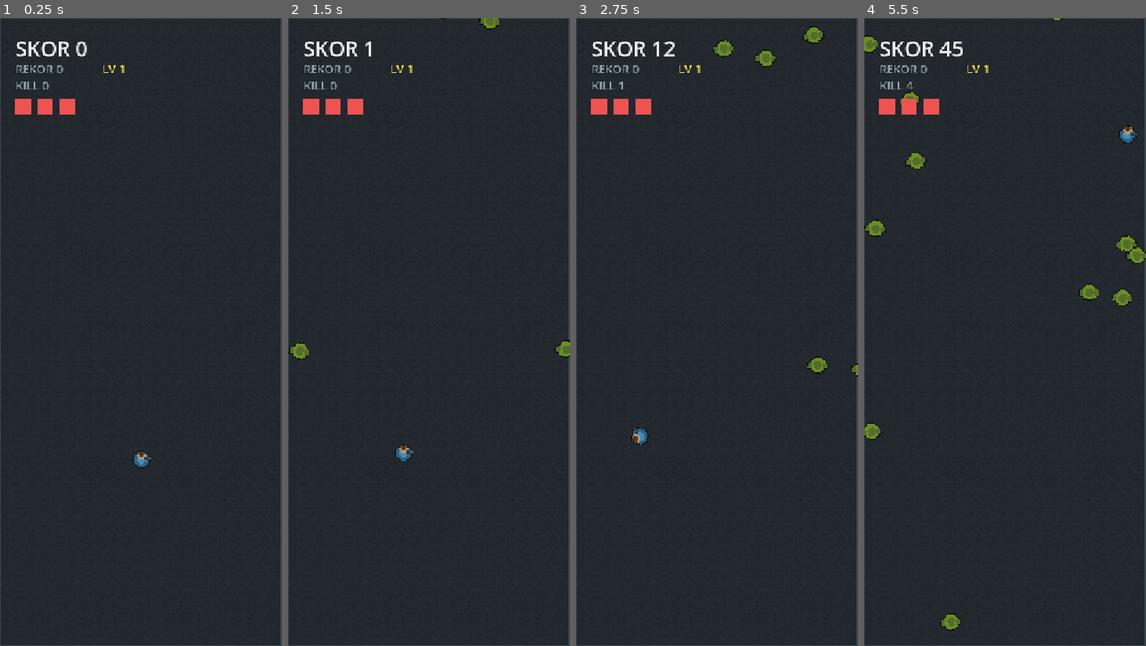
Above: before the commit, frames 1-4 (left to right).
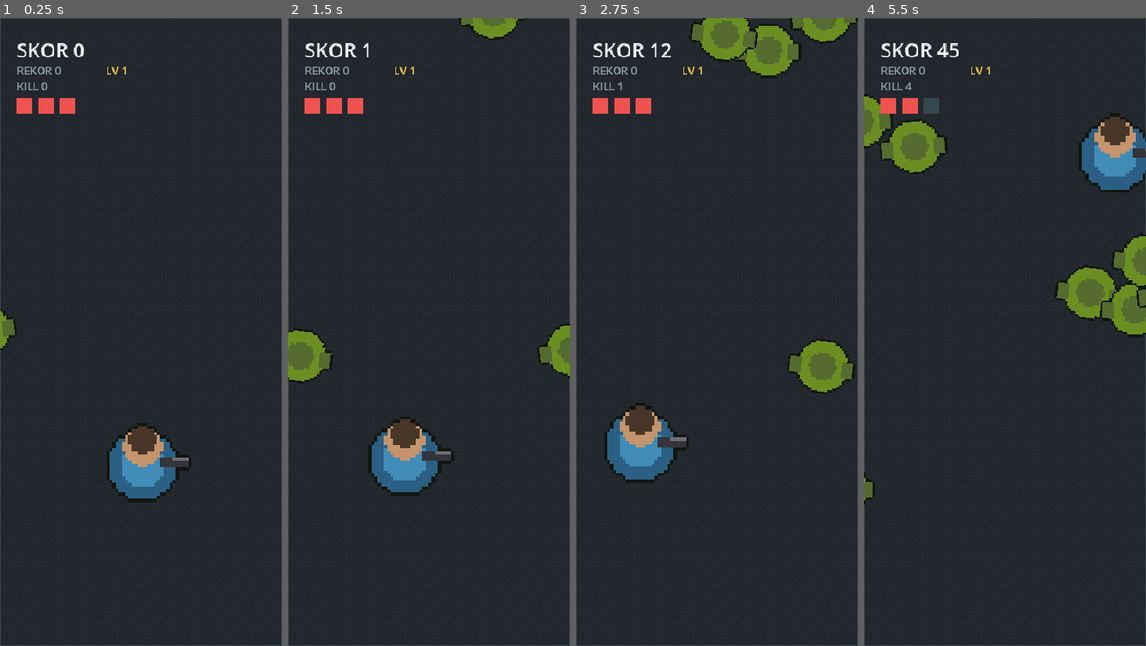
Above: after the commit, the same moments.

Repository: lolimilkita/MyFirstSimpleGame
Game: Godot game, scene res://scenes/main.tscn
Two runs of this game, one before a commit and one after it. Both use one fixed random seed, a clock stepped at 60 frames per second and the inputs below.
Inputs (mouse positions are in pixels of both pictures, inside the frame that each line leads up to):
- Up to frame 1 (0.25 s): no input
- Up to frame 2 (1.5 s): move the mouse to (491, 300) at 0.52 s; click (491, 300) at 0.67 s; drag from (372, 363) to (293, 344) at 1.27 s
- Up to frame 3 (2.75 s): move the mouse to (745, 193) at 2.02 s; click (745, 193) at 2.17 s
- Up to frame 4 (5.5 s): drag from (990, 457) to (1052, 55) at 2.77 s; move the mouse to (1089, 426) at 3.52 s; click (1089, 426) at 3.67 s; drag from (920, 237) to (1123, 332) at 4.27 s; move the mouse to (1019, 332) at 5.02 s; click (1019, 332) at 5.17 s

The runs differ from the first frame. In frame 1, 3.7% of the frame differs, in the area x 0-100%, y 0-100%; in frame 2, 5.5%; in frame 3, 8.0%; in frame 4, 9.1%.

Commit message:
feat: karakter seukuran jempol + sprite 2x resolusi (v0.5.0)

Diff:
--- a/project.godot
+++ b/project.godot
@@ -10,8 +10,8 @@
 
 [display]
 
-window/size/viewport_width=540
-window/size/viewport_height=1200
+window/size/viewport_width=400
+window/size/viewport_height=889
 window/handheld/orientation=1
 window/stretch/mode="canvas_items"
 window/stretch/aspect="expand"
--- a/scenes/bullet.tscn
+++ b/scenes/bullet.tscn
@@ -4,7 +4,7 @@
 [ext_resource type="Texture2D" path="res://assets/sprites/bullet.png" id="2_tex"]
 
 [sub_resource type="CircleShape2D" id="CircleShape2D_bullet"]
-radius = 6.0
+radius = 9.0
 
 [node name="Bullet" type="Area2D"]
 collision_layer = 4
@@ -13,7 +13,7 @@
 
 [node name="Sprite2D" type="Sprite2D" parent="."]
 texture = ExtResource("2_tex")
-scale = Vector2(1.5, 1.5)
+scale = Vector2(1.25, 1.25)
 
 [node name="CollisionShape2D" type="CollisionShape2D" parent="."]
 shape = SubResource("CircleShape2D_bullet")
--- a/scenes/pickup.tscn
+++ b/scenes/pickup.tscn
@@ -4,7 +4,7 @@
 [ext_resource type="Texture2D" path="res://assets/sprites/coin.png" id="2_tex"]
 
 [sub_resource type="CircleShape2D" id="CircleShape2D_pickup"]
-radius = 18.0
+radius = 26.0
 
 [node name="Pickup" type="Area2D"]
 collision_layer = 8
@@ -13,7 +13,7 @@
 
 [node name="Sprite2D" type="Sprite2D" parent="."]
 texture = ExtResource("2_tex")
-scale = Vector2(2, 2)
+scale = Vector2(1.7, 1.7)
 
 [node name="CollisionShape2D" type="CollisionShape2D" parent="."]
 shape = SubResource("CircleShape2D_pickup")
--- a/scenes/player.tscn
+++ b/scenes/player.tscn
@@ -4,7 +4,7 @@
 [ext_resource type="Texture2D" path="res://assets/sprites/survivor.png" id="2_tex"]
 
 [sub_resource type="CircleShape2D" id="CircleShape2D_player"]
-radius = 18.0
+radius = 48.0
 
 [node name="Player" type="Area2D"]
 collision_layer = 1
--- a/scripts/bullet.gd
+++ b/scripts/bullet.gd
@@ -1,8 +1,8 @@
 extends Area2D
 ## Peluru lurus, bisa menembus (pierce) beberapa zombie.
 
-const SPEED := 675.0
-const MAX_RANGE := 240.0
+const SPEED := 500.0
+const MAX_RANGE := 180.0
 
 var direction := Vector2.RIGHT
 var pierce := 0
--- a/scripts/game.gd
+++ b/scripts/game.gd
@@ -16,9 +16,9 @@
 }
 
 const Z_TYPES := {
-	"walker": {"hp": 1, "speed": 60.0, "score": 10, "scale": 2.6, "radius": 17.0},
-	"runner": {"hp": 1, "speed": 99.0, "score": 15, "scale": 2.3, "radius": 14.0},
-	"brute": {"hp": 6, "speed": 42.0, "score": 40, "scale": 2.0, "radius": 22.0},
+	"walker": {"hp": 1, "speed": 45.0, "score": 10, "scale": 3.2, "radius": 36.0},
+	"runner": {"hp": 1, "speed": 73.0, "score": 15, "scale": 2.8, "radius": 30.0},
+	"brute": {"hp": 6, "speed": 31.0, "score": 40, "scale": 2.4, "radius": 50.0},
 }
 
 const UPGRADE_POOL := [
@@ -32,12 +32,12 @@
 	{"id": "range", "title": "BIDIK JAUH", "desc": "+18% jangkauan tembak", "max": 3, "weight": 1, "color": Color("90caf9")},
 ]
 
-const MAX_ZOMBIES := 45
+const MAX_ZOMBIES := 18
 const MAX_PICKUPS := 14
 const HORDE_EVERY := 75.0
 const SAVE_PATH := "user://save.cfg"
 
-var START_INTERVAL := 0.35
+var START_INTERVAL := 0.55
 var MIN_INTERVAL := 0.10
 var INTERVAL_DECAY := 0.90
 const SPEED_GROWTH := 1.03
@@ -165,7 +165,7 @@
 func _spawn_zombie_at(side: int, type_name: String) -> void:
 	if zombies_root.get_child_count() >= MAX_ZOMBIES:
 		return
-	var margin := 45.0
+	var margin := 34.0
 	var p := Vector2.ZERO
 	match side:
 		0:
--- a/scripts/hud.gd
+++ b/scripts/hud.gd
@@ -55,12 +55,12 @@
 
 
 func _card_rect(i: int) -> Rect2:
-	var h := 150.0
-	var gap := 26.0
+	var h := 104.0
+	var gap := 16.0
 	var n := _cards.size()
 	var total := float(n) * h + float(n - 1) * gap
-	var top := size.y * 0.5 - total * 0.5 + 30.0
-	return Rect2(42.0, top + float(i) * (h + gap), size.x - 84.0, h)
+	var top := size.y * 0.5 - total * 0.5 + 22.0
+	return Rect2(24.0, top + float(i) * (h + gap), size.x - 48.0, h)
 
 
 func _unhandled_input(event: InputEvent) -> void:
@@ -84,10 +84,10 @@
 	var white := Color("eceff1")
 	var grey := Color("90a4ae")
 
-	draw_string(font, Vector2(30.0, 74.0), "SKOR %d" % game.score, HORIZONTAL_ALIGNMENT_LEFT, -1.0, 40, white)
-	draw_string(font, Vector2(30.0, 106.0), "REKOR %d" % best, HORIZONTAL_ALIGNMENT_LEFT, -1.0, 22, grey)
-	draw_string(font, Vector2(196.0, 106.0), "LV %d" % game.level, HORIZONTAL_ALIGNMENT_LEFT, -1.0, 22, Color("ffd54f"))
-	draw_string(font, Vector2(30.0, 138.0), "KILL %d" % game.kills, HORIZONTAL_ALIGNMENT_LEFT, -1.0, 22, grey)
+	draw_string(font, Vector2(24.0, 56.0), "SKOR %d" % game.score, HORIZONTAL_ALIGNMENT_LEFT, -1.0, 28, white)
+	draw_string(font, Vector2(24.0, 80.0), "REKOR %d" % best, HORIZONTAL_ALIGNMENT_LEFT, -1.0, 15, grey)
+	draw_string(font, Vector2(150.0, 80.0), "LV %d" % game.level, HORIZONTAL_ALIGNMENT_LEFT, -1.0, 15, Color("ffd54f"))
+	draw_string(font, Vector2(24.0, 102.0), "KILL %d" % game.kills, HORIZONTAL_ALIGNMENT_LEFT, -1.0, 15, grey)
 
 	var hp := 3
 	var max_hp := 3
@@ -96,7 +96,7 @@
 		max_hp = game.player.max_hp
 	for i in max_hp:
 		var c := Color("ef5350") if i < hp else Color("37474f")
-		draw_rect(Rect2(30.0 + float(i) * 42.0, 154.0, 30.0, 30.0), c, true)
+		draw_rect(Rect2(24.0 + float(i) * 30.0, 114.0, 22.0, 22.0), c, true)
 
 	if _arrow_t > 0.0 and _arrow_side >= 0:
 		_draw_arrow()
@@ -104,7 +104,7 @@
 	if _toast_t > 0.0 and _toast_text != "":
 		var a := clampf(_toast_t / 0.6, 0.0, 1.0)
 		draw_string(font, Vector2(0.0, size.y * 0.26), _toast_text,
-			HORIZONTAL_ALIGNMENT_CENTER, size.x, 34, Color(1.0, 0.85, 0.3, a))
+			HORIZONTAL_ALIGNMENT_CENTER, size.x, 24, Color(1.0, 0.85, 0.3, a))
 
 	if not _cards.is_empty():
 		_draw_cards(font)
@@ -113,26 +113,26 @@
 	if game_over:
 		draw_rect(Rect2(0.0, 0.0, size.x, size.y), Color(0.0, 0.0, 0.0, 0.6), true)
 		draw_string(font, Vector2(0.0, size.y * 0.40), "GAME OVER",
-			HORIZONTAL_ALIGNMENT_CENTER, size.x, 62, Color("ef5350"))
+			HORIZONTAL_ALIGNMENT_CENTER, size.x, 44, Color("ef5350"))
 		draw_string(font, Vector2(0.0, size.y * 0.48), "Skor: %d" % game.score,
-			HORIZONTAL_ALIGNMENT_CENTER, size.x, 44, white)
+			HORIZONTAL_ALIGNMENT_CENTER, size.x, 30, white)
 		if game.score >= best and game.score > 0:
 			draw_string(font, Vector2(0.0, size.y * 0.535), "REKOR BARU!",
-				HORIZONTAL_ALIGNMENT_CENTER, size.x, 30, Color("ffd54f"))
+				HORIZONTAL_ALIGNMENT_CENTER, size.x, 22, Color("ffd54f"))
 		else:
 			draw_string(font, Vector2(0.0, size.y * 0.535), "Rekor: %d" % best,
-				HORIZONTAL_ALIGNMENT_CENTER, size.x, 28, grey)
+				HORIZONTAL_ALIGNMENT_CENTER, size.x, 20, grey)
 		draw_string(font, Vector2(0.0, size.y * 0.62), "Ketuk untuk coba lagi",
-			HORIZONTAL_ALIGNMENT_CENTER, size.x, 30, grey)
+			HORIZONTAL_ALIGNMENT_CENTER, size.x, 22, grey)
 
 
 func _draw_cards(font: Font) -> void:
 	draw_rect(Rect2(0.0, 0.0, size.x, size.y), Color(0.0, 0.0, 0.0, 0.72), true)
 	var n := _cards.size()
-	var total := float(n) * 150.0 + float(n - 1) * 26.0
-	var top := size.y * 0.5 - total * 0.5 + 30.0
-	draw_string(font, Vector2(0.0, top - 26.0), "NAIK LEVEL %d — PILIH 1" % game.level,
-		HORIZONTAL_ALIGNMENT_CENTER, size.x, 30, Color("ffd54f"))
+	var total := float(n) * 104.0 + float(n - 1) * 16.0
+	var top := size.y * 0.5 - total * 0.5 + 22.0
+	draw_string(font, Vector2(0.0, top - 18.0), "NAIK LEVEL %d — PILIH 1" % game.level,
+		HORIZONTAL_ALIGNMENT_CENTER, size.x, 22, Color("ffd54f"))
 
 	for i in _cards.size():
 		var u: Dictionary = _cards[i]
@@ -141,14 +141,14 @@
 		draw_rect(r, Color(0.10, 0.13, 0.16, 0.98), true)
 		draw_rect(r, accent, false, 3.0)
 		draw_rect(Rect2(r.position.x, r.position.y, 10.0, r.size.y), accent, true)
-		draw_string(font, r.position + Vector2(34.0, 58.0), String(u["title"]),
-			HORIZONTAL_ALIGNMENT_LEFT, -1.0, 34, Color("ffffff"))
-		draw_string(font, r.position + Vector2(34.0, 104.0), String(u["desc"]),
-			HORIZONTAL_ALIGNMENT_LEFT, -1.0, 22, Color("b0bec5"))
+		draw_string(font, r.position + Vector2(24.0, 40.0), String(u["title"]),
+			HORIZONTAL_ALIGNMENT_LEFT, -1.0, 24, Color("ffffff"))
+		draw_string(font, r.position + Vector2(24.0, 72.0), String(u["desc"]),
+			HORIZONTAL_ALIGNMENT_LEFT, -1.0, 15, Color("b0bec5"))
 		var stacks := int(game._stacks.get(u["id"], 0))
-		draw_string(font, r.position + Vector2(r.size.x - 130.0, 58.0),
+		draw_string(font, r.position + Vector2(r.size.x - 96.0, 40.0),
 			"Lv %d/%d" % [stacks + 1, int(u["max"])],
-			HORIZONTAL_ALIGNMENT_LEFT, -1.0, 20, accent)
+			HORIZONTAL_ALIGNMENT_LEFT, -1.0, 14, accent)
 
 
 func _draw_arrow() -> void:
--- a/scripts/pickup.gd
+++ b/scripts/pickup.gd
@@ -17,7 +17,7 @@
 	if kind == "health":
 		$Sprite2D.texture = MEDKIT
 		var shape := CircleShape2D.new()
-		shape.radius = 20.0
+		shape.radius = 28.0
 		$CollisionShape2D.shape = shape
 
 
--- a/scripts/player.gd
+++ b/scripts/player.gd
@@ -21,23 +21,23 @@
 
 # --- stat yang bisa diubah kartu upgrade ---
 var fire_interval := 0.35
-var range_px := 195.0
+var range_px := 145.0
 var shots := 1
 var pierce := 0
 var damage := 1
 var move_mult := 1.0
-var magnet := 90.0
+var magnet := 65.0
 
 @onready var _sprite: Sprite2D = $Sprite2D
 
 
 func _ready() -> void:
 	area_entered.connect(_on_area_entered)
-	_sprite.scale = Vector2(2.6, 2.6)
+	_sprite.scale = Vector2(4.5, 4.5)
 
 
 func set_arena(a: Rect2) -> void:
-	BOUNDS = Rect2(a.position, a.size).grow(-36.0)
+	BOUNDS = Rect2(a.position, a.size).grow(-46.0)
 	_reset_pos = Vector2(a.size.x * 0.5, a.size.y * 0.7)
 
 
@@ -51,12 +51,12 @@
 	dragging = false
 	visible = true
 	fire_interval = 0.35
-	range_px = 195.0
+	range_px = 145.0
 	shots = 1
 	pierce = 0
 	damage = 1
 	move_mult = 1.0
-	magnet = 90.0
+	magnet = 65.0
 	position = _reset_pos
 	hp_changed.emit(hp)
 
@@ -81,7 +81,7 @@
 		"damage":
 			damage += 1
 		"range":
-			range_px = minf(390.0, range_px * 1.18)
+			range_px = minf(290.0, range_px * 1.18)
 
 
 func heal(n: int) -> void:
@@ -126,7 +126,8 @@
 			fire_cd = fire_interval
 			_fire()
 
-	_sprite.rotation = lerp_angle(_sprite.rotation, aim.angle(), 12.0 * delta)
+	# sprite sengaja tidak diputar: pada zoom besar, rotasi membuat karakter terlihat jungkir balik
+	_sprite.rotation = 0.0
 
 
 func _fire() -> void:
@@ -142,7 +143,7 @@
 			off = (float(i) - float(shots - 1) * 0.5) * 0.16
 		var d := Vector2.from_angle(base + off)
 		var b := BULLET_SCENE.instantiate()
-		b.position = position + d * 16.0
+		b.position = position + d * 55.0
 		b.direction = d
 		b.pierce = pierce
 		b.damage = damage
@@ -179,7 +180,7 @@
 	invuln = 1.0
 	var d := position - area.position
 	if d.length() > 0.01:
-		knock = d.normalized() * 195.0
+		knock = d.normalized() * 145.0
 	hp_changed.emit(hp)
 	if game != null:
 		game._sfx("hurt", -4.0)
--- a/scripts/zombie.gd
+++ b/scripts/zombie.gd
@@ -6,7 +6,7 @@
 	"runner": preload("res://assets/sprites/zombie_runner.png"),
 	"brute": preload("res://assets/sprites/zombie_brute.png"),
 }
-const SEPARATION_RADIUS := 30.0
+const SEPARATION_RADIUS := 56.0
 
 var ztype := "walker"
 var hp := 1
Binary file changed: assets/sprites/bullet.png
Binary file changed: assets/sprites/coin.png
Binary file changed: assets/sprites/medkit.png
Binary file changed: assets/sprites/survivor.png
Binary file changed: assets/sprites/zombie_brute.png
Binary file changed: assets/sprites/zombie_runner.png
Binary file changed: assets/sprites/zombie_walker.png
Binary file added: docs/11-thumb-view.png
Binary file added: docs/12-thumb-crowd.png
Not shown, changed: export_presets.cfg
Not shown, added: docs/devlog-i5.md
